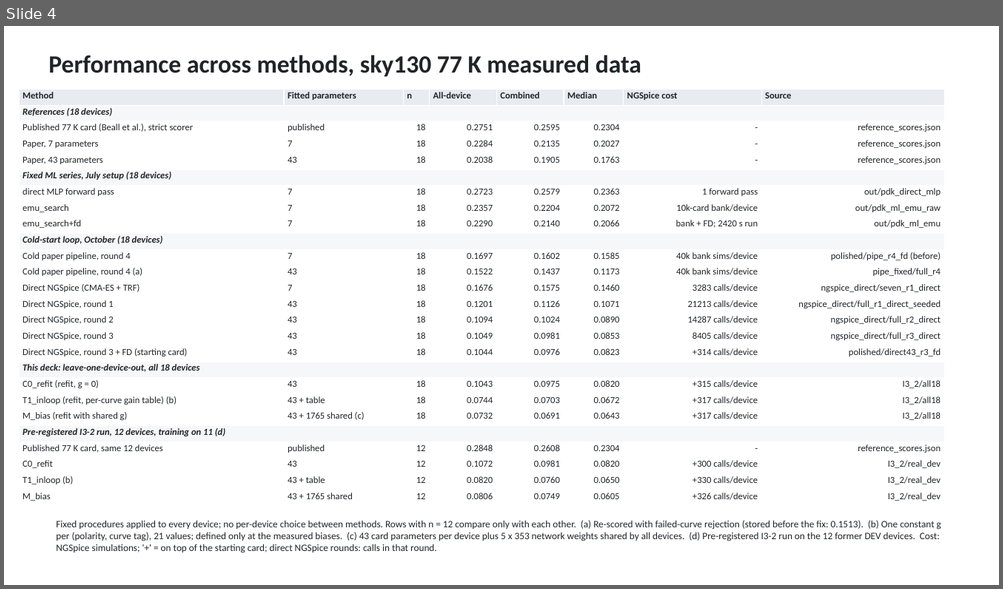
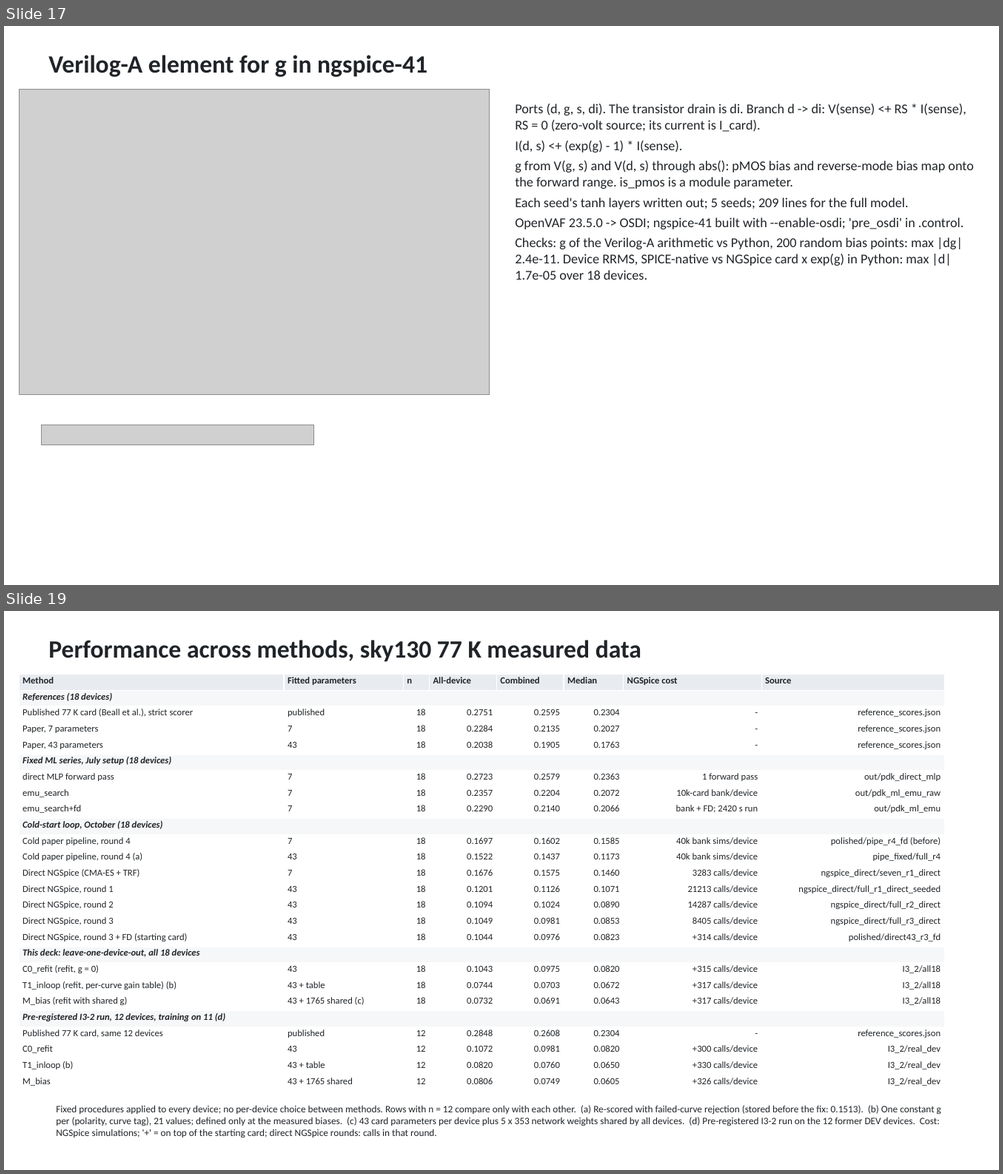
Before and after one commit to aaronw5/Cryo-Transistor-ML, a slide deck: slides/cryo_ml_mbias_real_data.pptx. Shown one above the other, each under a label of ours: slide 4 before the commit, slides 17 and 19 after it; the slides between them are not shown. The pictures are 1003x589 and 1003x1174 pixels, drawn with LibreOffice and Linux fonts; fonts in the diff are those of the drawing; grey boxes stand for pictures. Boxes give left, top, right and bottom in pixels: in the first picture for what was removed or moved away, otherwise in the second. Text is boxed around its words. In the diff, an @@ line names an element or a change of style, - is before the commit and + after.

```diff
--- a/slides/cryo_ml_mbias_real_data.pptx
+++ b/slides/cryo_ml_mbias_real_data.pptx
@@ slide 17 added at (4,26,999,585), background #FFFFFF @@
@@ text added at (48,55,427,77), 24 pt, text #202428, bold @@
+Verilog-A element for g in ngspice-41
@@ picture added at (19,90,489,395) @@
@@ text added at (515,104,973,280), 13 pt, text #202428 @@
+Ports (d, g, s, di). The transistor drain is di. Branch d -> di: V(sense) <+ RS * I(sense), RS = 0 (zero-volt source; its current is I_card).
+I(d, s) <+ (exp(g) - 1) * I(sense).
+g from V(g, s) and V(d, s) through abs(): pMOS bias and reverse-mode bias map onto the forward range. is_pmos is a module parameter.
+Each seed's tanh layers written out; 5 seeds; 209 lines for the full model.
+OpenVAF 23.5.0 -> OSDI; ngspice-41 built with --enable-osdi; 'pre_osdi' in .control.
+Checks: g of the Verilog-A arithmetic vs Python, 200 random bias points: max |dg| 2.4e-11. Device RRMS, SPICE-native vs NGSpice card x exp(g) in Python: max |d| 1.7e-05 over 18 devices.
@@ picture added at (41,425,313,446) @@
@@ what was slide 4 is now slide 19 @@
```
Also in this commit, not shown: 15 other slides added, 1 slide removed, 4 other files.
